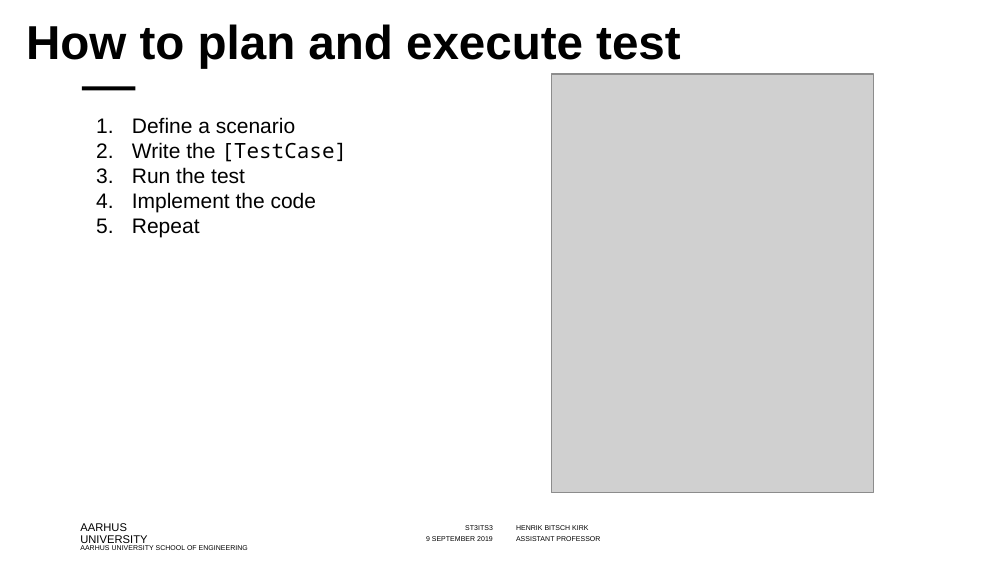
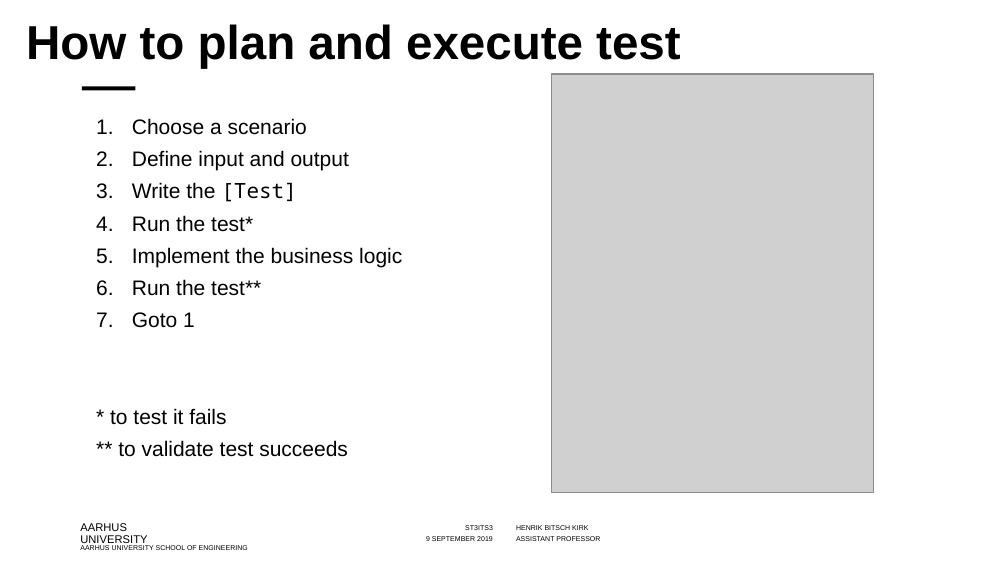
Before and after one commit to codesmurf/st3its3_teaching, a slide deck: slide 8 of 09 Unit Tests/Introduction to Unit Tests.pptx (slide 7 before the commit). Drawn at 1008x567 pixels with LibreOffice and Linux fonts; fonts in the diff are those of the drawing; grey boxes stand for pictures; background and template pictures are left out. Boxes give left, top, right and bottom in pixels: in the first picture for what was removed or moved away, otherwise in the second. Text is boxed around its words. In the diff, an @@ line names an element or a change of style, - is before the commit and + after.

Commit message:
Slides added

```diff
--- a/09 Unit Tests/Introduction to Unit Tests.pptx
+++ b/09 Unit Tests/Introduction to Unit Tests.pptx
@@ text at <box>110,118,402,457</box>: text changed @@
-1. Define a scenario
-2. Write the [TestCase]
-3. Run the test
-4. Implement the code
-5. Repeat
+1. Choose a scenario
+2. Define input and output
+3. Write the [Test]
+4. Run the test*
+5. Implement the business logic
+6. Run the test**
+7. Goto 1
+* to test it fails
+** to validate test succeeds
```
Also in this commit, not shown: 9 other slides changed, 1 slide added, 10 slides removed.
